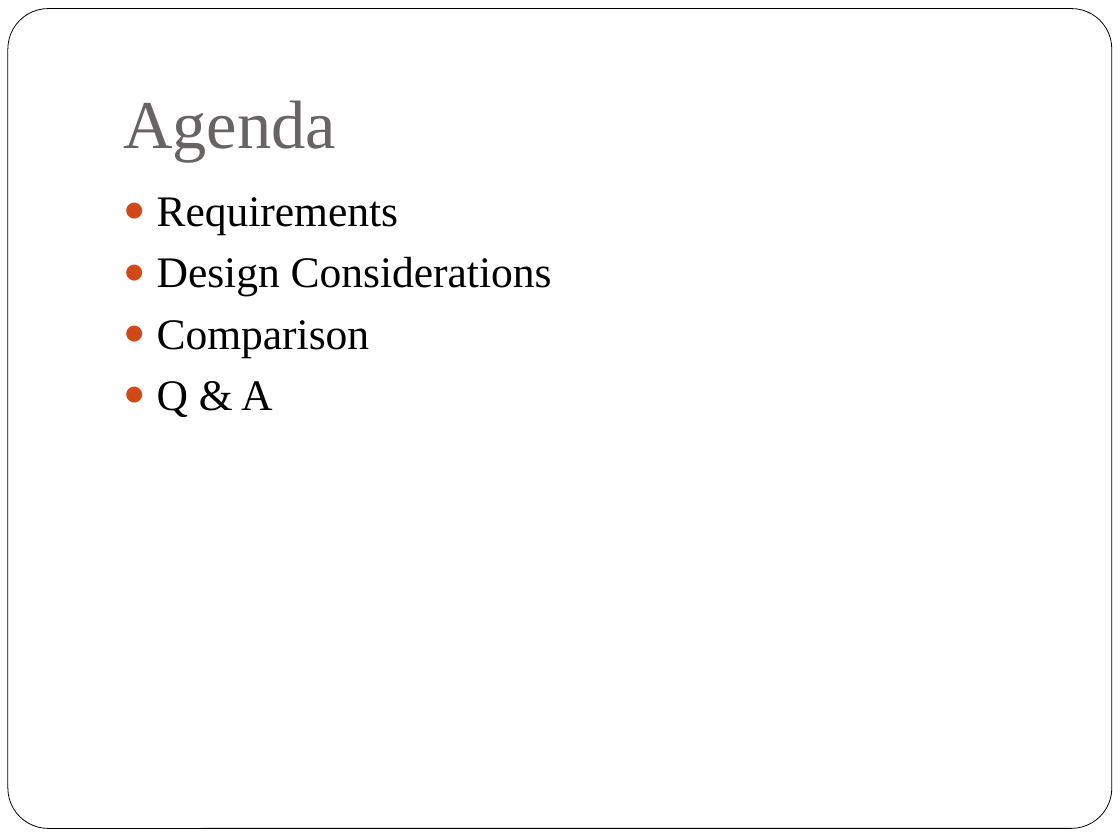
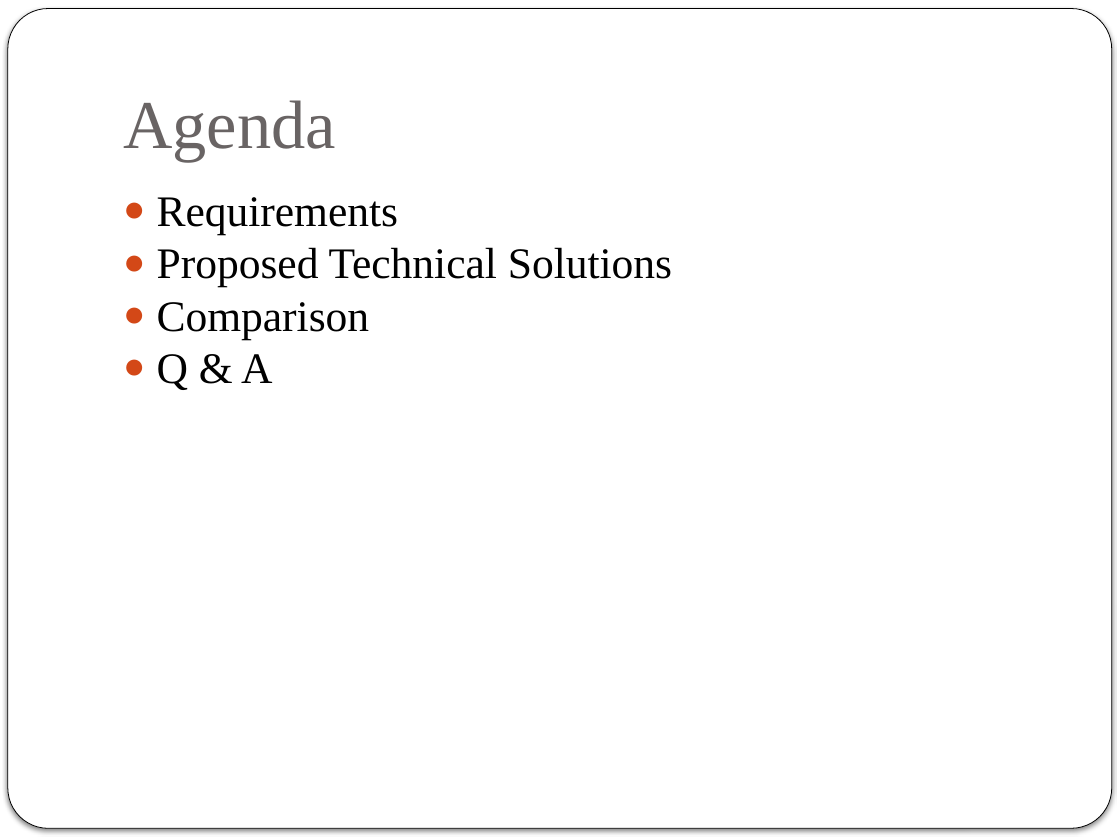
Before and after one commit to shwetaHerlekar/QuoteOfTheDay, a slide deck: slide 2 of documentation/QuoteOftheDay.pptx. Drawn at 1120x840 pixels with LibreOffice and Linux fonts; fonts in the diff are those of the drawing. Boxes give left, top, right and bottom in pixels: in the first picture for what was removed or moved away, otherwise in the second. Text is boxed around its words. In the diff, an @@ line names an element or a change of style, - is before the commit and + after.

Commit message:
modified ppt

```diff
--- a/documentation/QuoteOftheDay.pptx
+++ b/documentation/QuoteOftheDay.pptx
@@ rounded rectangle at [8,9,1112,829]: outline #000000 0.5 pt to #000000 0.51 pt; shadow on @@
@@ text at [157,197,398,390]: less space between paragraphs @@
@@ text at [157,247,672,287]: text changed @@
-● Design Considerations
+● Proposed Technical Solutions
```
Also in this commit, not shown: 8 other slides changed, 1 slide added, 1 slide removed.
